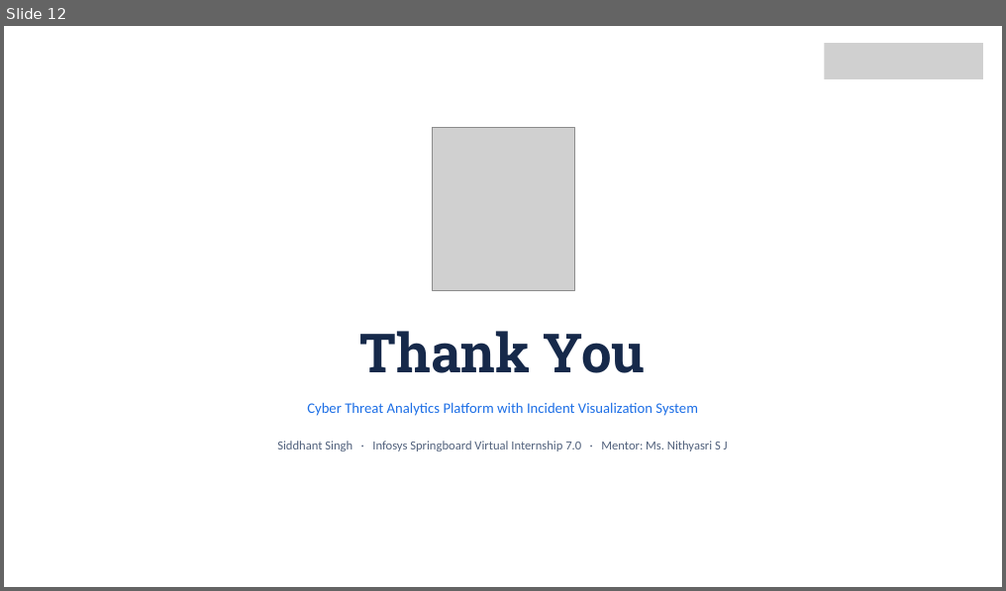
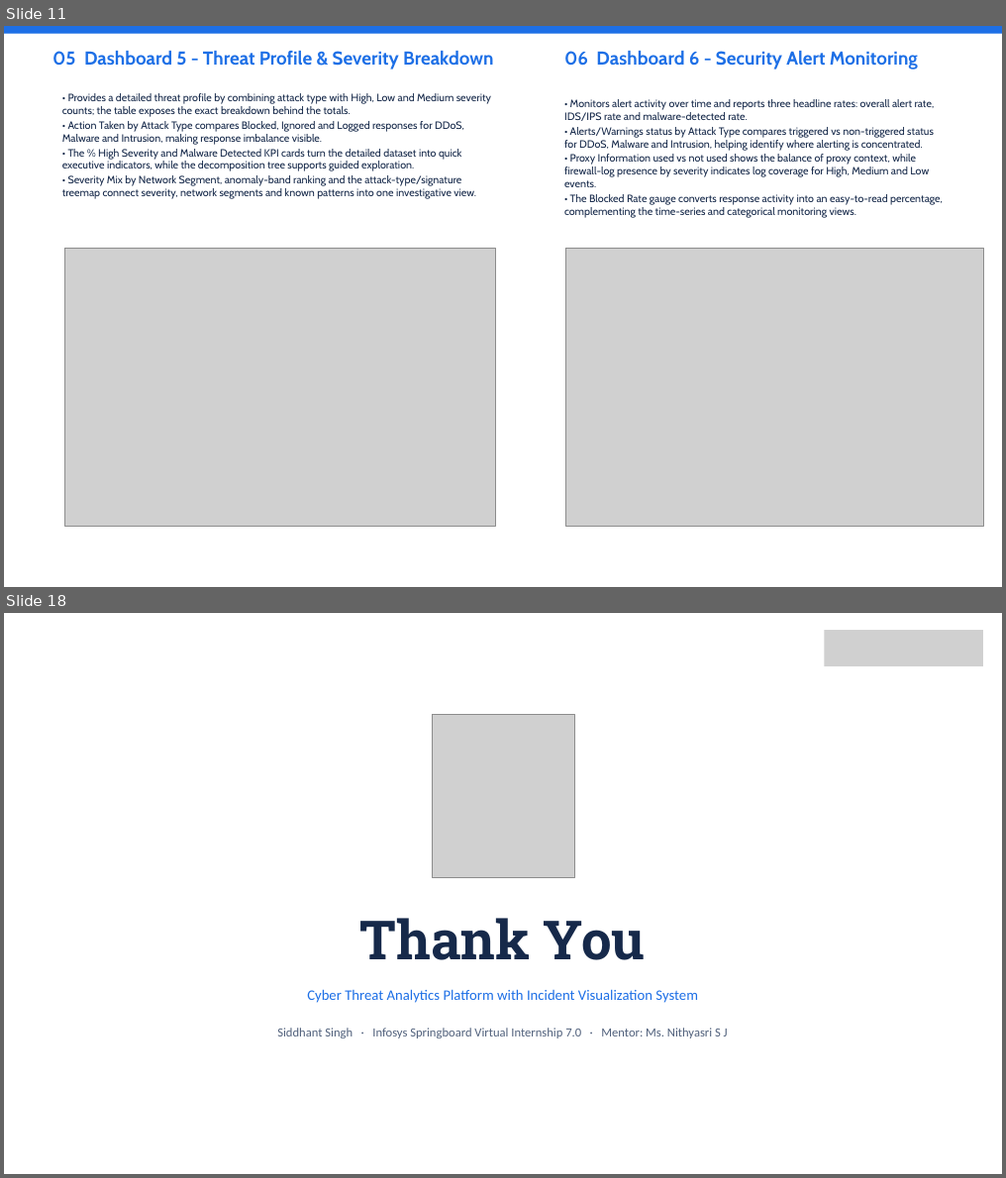
Before and after one commit to priyamsinha23/Infosys-Springboard-Virtual-Internship-7.0-Batch-1-Team-C, a slide deck: Team_Members_PPT/Siddhant.pptx. Shown one above the other, each under a label of ours: slide 12 before the commit, slides 11 and 18 after it; the slides between them are not shown. The pictures are 1006x591 and 1006x1178 pixels, drawn with LibreOffice and Linux fonts; fonts in the diff are those of the drawing; grey boxes stand for pictures; background and template pictures are left out. Boxes give left, top, right and bottom in pixels: in the first picture for what was removed or moved away, otherwise in the second. Text is boxed around its words. In the diff, an @@ line names an element or a change of style, - is before the commit and + after.

```diff
--- a/Team_Members_PPT/Siddhant.pptx
+++ b/Team_Members_PPT/Siddhant.pptx
@@ slide 11 added at [4,26,1002,587], background #FFFFFF @@
@@ rectangle added at [4,26,1002,34], fill #1D6FE6 @@
@@ text added at [53,51,493,70], 18 pt, text #1D6FE6, bold @@
+05 Dashboard 5 - Threat Profile & Severity Breakdown
@@ text added at [564,51,918,70], 18 pt, text #1D6FE6, bold @@
+06 Dashboard 6 - Security Alert Monitoring
@@ text added at [62,93,491,199], 10.2 pt, text #16294A @@
+• Provides a detailed threat profile by combining attack type with High, Low and Medium severity counts; the table exposes the exact breakdown behind the totals.
+• Action Taken by Attack Type compares Blocked, Ignored and Logged responses for DDoS, Malware and Intrusion, making response imbalance visible.
+• The % High Severity and Malware Detected KPI cards turn the detailed dataset into quick executive indicators, while the decomposition tree supports guided exploration.
+• Severity Mix by Network Segment, anomaly-band ranking and the attack-type/signature treemap connect severity, network segments and known patterns into one investigative view.
@@ text added at [564,99,943,218], 10.2 pt, text #16294A @@
+• Monitors alert activity over time and reports three headline rates: overall alert rate, IDS/IPS rate and malware-detected rate.
+• Alerts/Warnings status by Attack Type compares triggered vs non-triggered status for DDoS, Malware and Intrusion, helping identify where alerting is concentrated.
+• Proxy Information used vs not used shows the balance of proxy context, while firewall-log presence by severity indicates log coverage for High, Medium and Low events.
+• The Blocked Rate gauge converts response activity into an easy-to-read percentage, complementing the time-series and categorical monitoring views.
@@ picture added at [64,249,496,526] @@
@@ picture added at [565,249,984,526] @@
@@ what was slide 12 is now slide 18 @@
```
Also in this commit, not shown: 7 slides changed, 8 other slides added, 3 slides removed, 1 other file.
